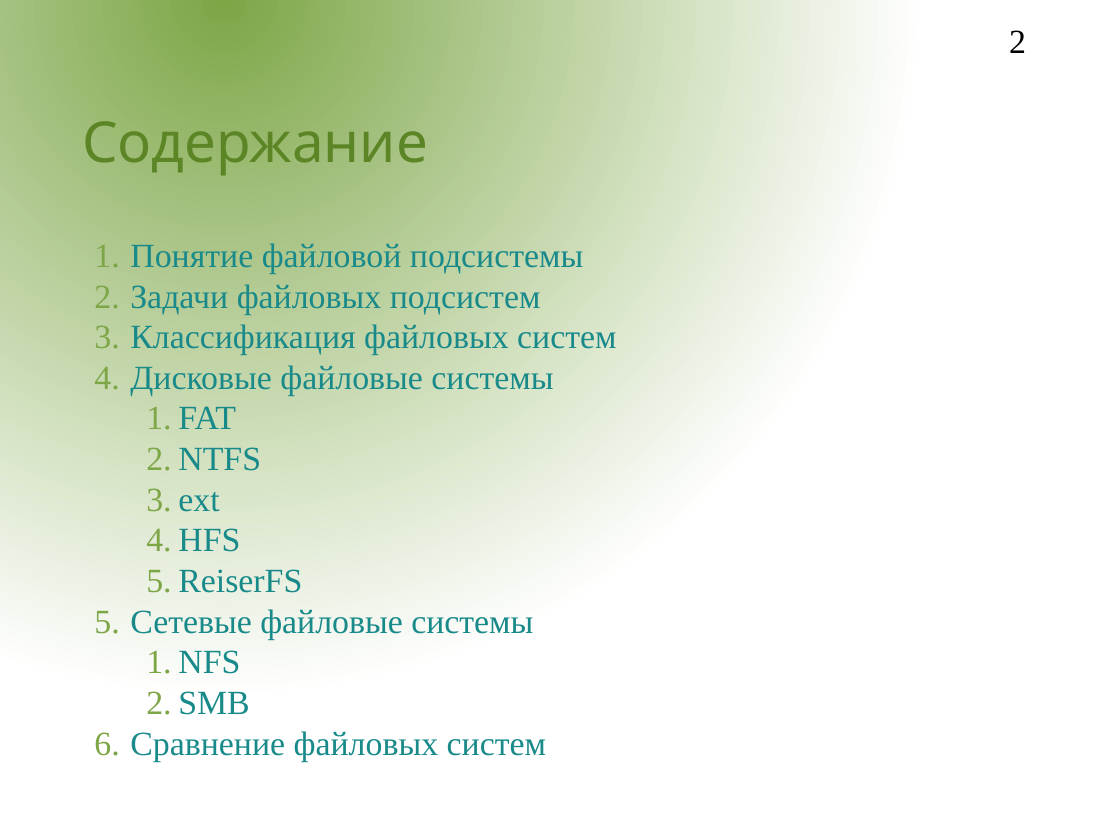
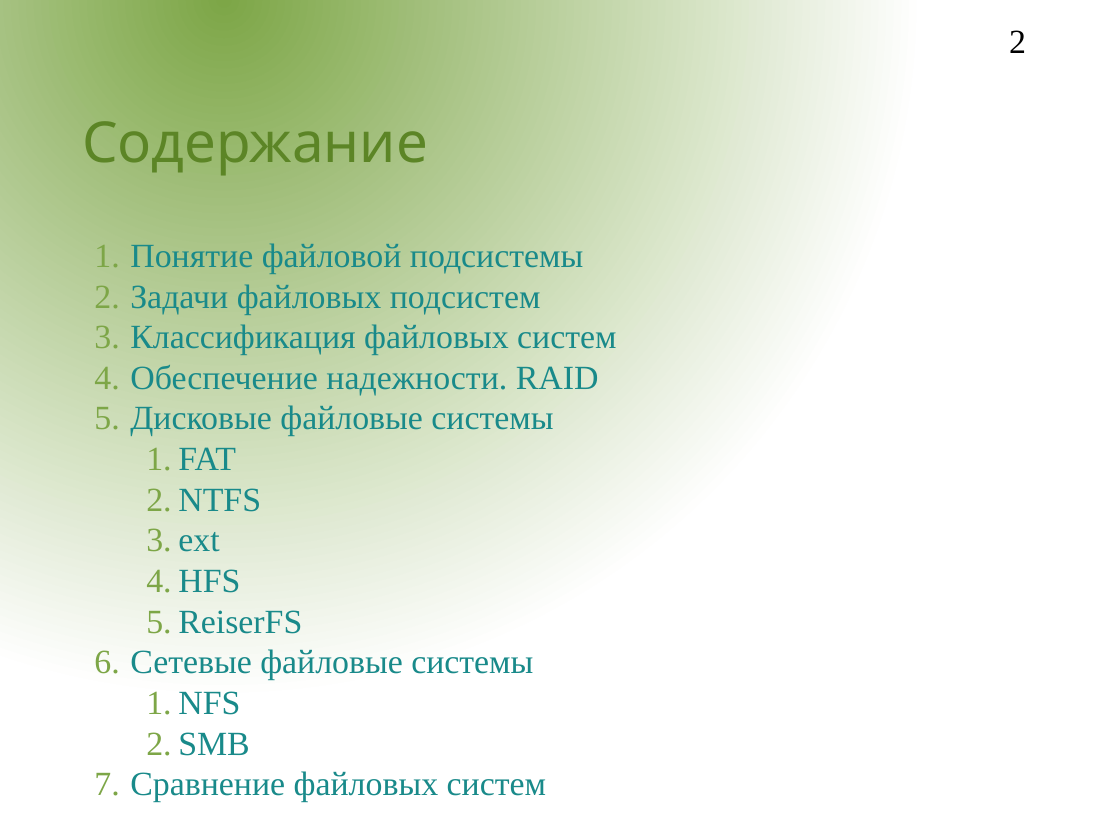
Before and after one commit to aeremenok/a-team-777, a slide deck: slide 2 of 9/st/presentations/file_sybsystem/fs.odp. Drawn at 1120x840 pixels with LibreOffice and Linux fonts; fonts in the diff are those of the drawing; background and template pictures are left out. Boxes give left, top, right and bottom in pixels: in the first picture for what was removed or moved away, otherwise in the second. Text is boxed around its words. In the diff, an @@ line names an element or a change of style, - is before the commit and + after.

Commit message:
СТ-П добавлены слайды по RAID

```diff
--- a/9/st/presentations/file_sybsystem/fs.odp
+++ b/9/st/presentations/file_sybsystem/fs.odp
@@ text at (x1=130, y1=365, x2=599, y2=396): paragraph added @@
+4. Обеспечение надежности. RAID
```
Also in this commit, not shown: 6 slides added.
